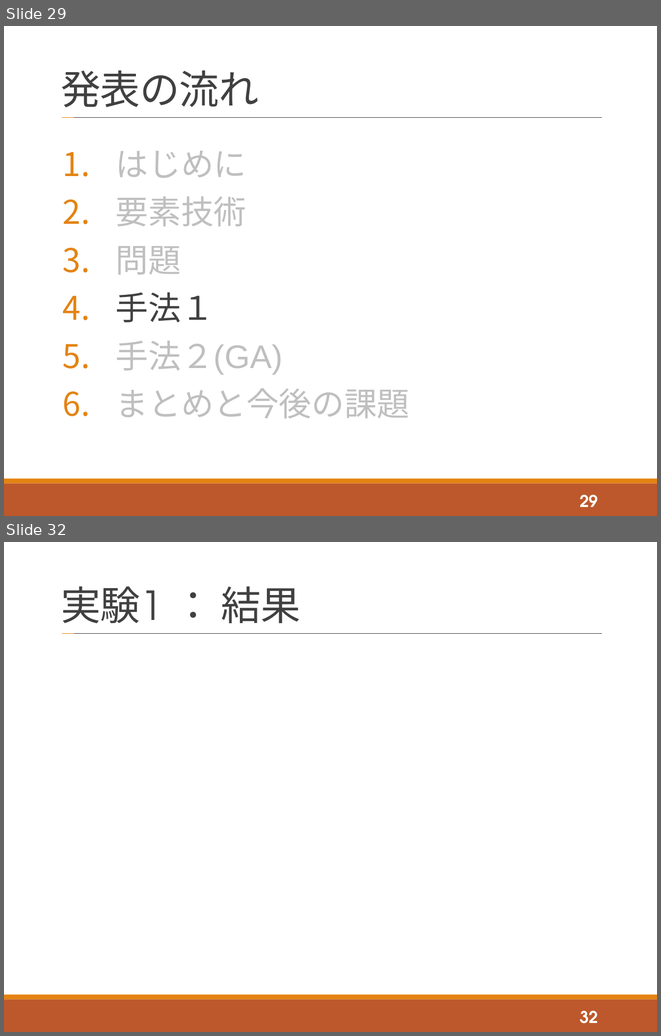
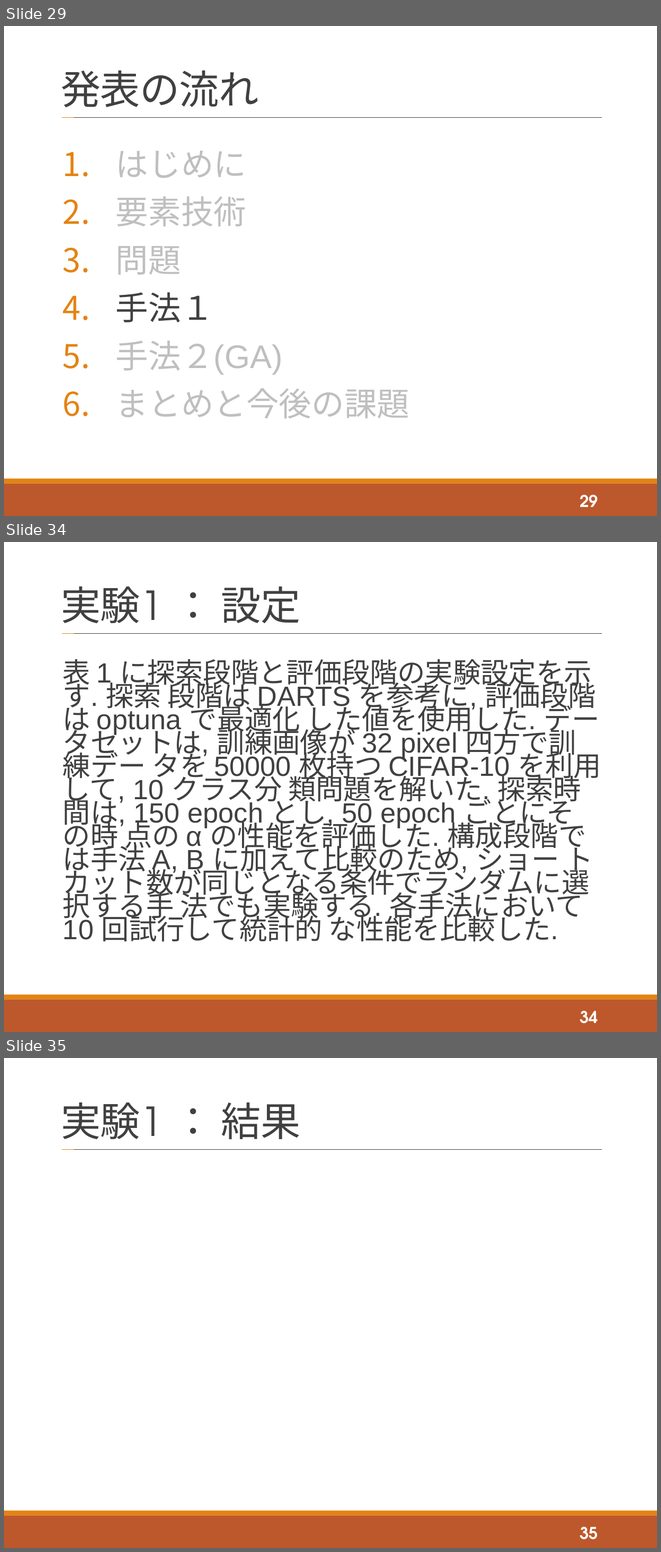
Before and after one commit to tatsuya-sugiyama/WeeklyReport, a slide deck: report/2020後期/2020_2nd_sugiyama.pptx. Shown one above the other, each under a label of ours: slides 29 and 32 before the commit, slides 29, 34 and 35 after it; the slides between them are not shown. The pictures are 661x1036 and 661x1552 pixels, drawn with LibreOffice and Linux fonts; fonts in the diff are those of the drawing. Boxes give left, top, right and bottom in pixels: in the first picture for what was removed or moved away, otherwise in the second. Text is boxed around its words. In the diff, an @@ line names an element or a change of style, - is before the commit and + after.

```diff
--- a/report/2020後期/2020_2nd_sugiyama.pptx
+++ b/report/2020後期/2020_2nd_sugiyama.pptx
@@ slide 34 added at [4,542,657,1032], background #FFFFFF; not listed: 4 template elements that a slide beside it also shows @@
@@ title added at [61,586,301,623], 44 pt, text #404040 @@
+実験1 ： 設定
@@ text added at [63,659,601,942], 30.6 pt, text #404040 @@
+表 1 に探索段階と評価段階の実験設定を示す. 探索 段階は DARTS を参考に, 評価段階は optuna で最適化 した値を使用した. データセットは, 訓練画像が 32 pixel 四方で訓練デー タを 50000 枚持つ CIFAR-10 を利用して, 10 クラス分 類問題を解いた. 探索時間は, 150 epoch とし, 50 epoch ごとにその時 点の α の性能を評価した. 構成段階では手法 A, B に加えて比較のため, ショー トカット数が同じとなる条件でランダムに選択する手 法でも実験する. 各手法において 10 回試行して統計的 な性能を比較した.
@@ page number added at [580,1011,598,1023], 18 pt, text #FFFFFF, bold @@
+34
@@ what was slide 32 is now slide 35 @@
@@ page number at [580,1527,598,1539]: text changed @@
-32
+35
```
Also in this commit, not shown: 5 slides changed, 4 other slides added.
